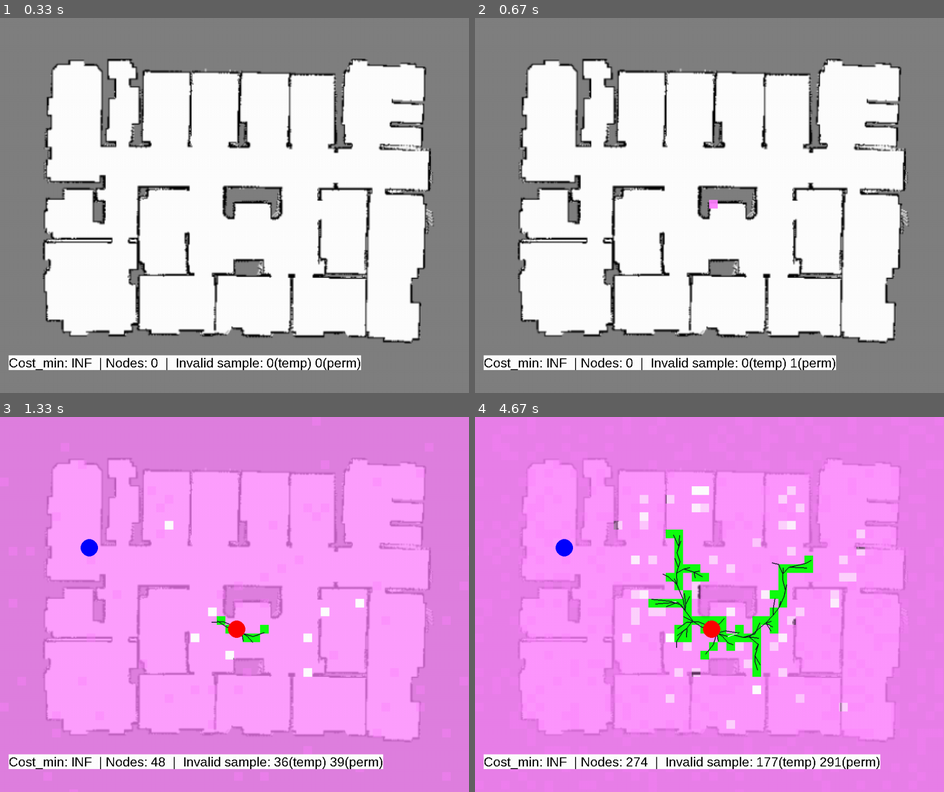
Above: before the commit, frames 1-4 (two rows, left to right).
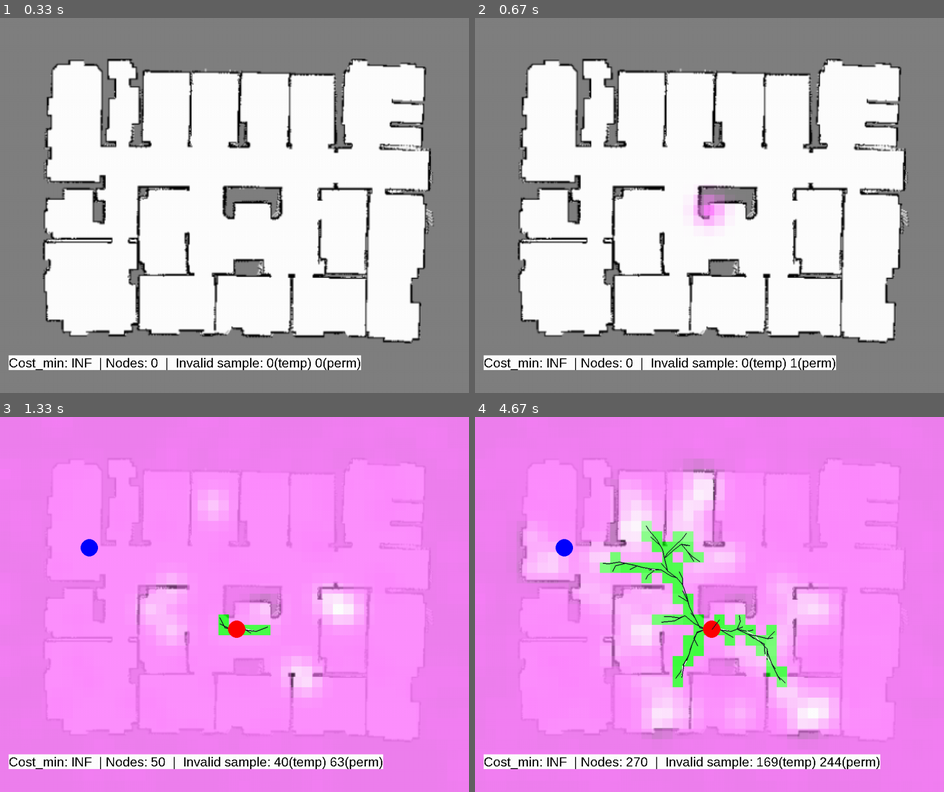
Above: after the commit, the same moments.

Repository: soraxas/sbp-env
Game: pygame game, started from rrtstar.py
The game is run twice, just before and just after one commit, with the same random seed, the same clock (stepped at 60 frames per second) and the same inputs.
Inputs (mouse positions are in pixels of both pictures, inside the frame that each line leads up to):
- Up to frame 1 (0.33 s): no input
- Up to frame 2 (0.67 s): click (709, 205) at 0.38 s
- Up to frame 3 (1.33 s): click (234, 630) at 0.72 s; click (89, 548) at 1.05 s
- Up to frame 4 (4.67 s): no input

Frame 1 is identical in both runs. In frame 2, 0.6% of the frame differs, in the area x 46-54%, y 44-56%; in frame 3, 4.4%; in frame 4, 17%, in the area x 9-84%, y 13-94%.

Commit message:
working with higher prob picking free space point

Diff:
--- a/rrtstar.py
+++ b/rrtstar.py
@@ -10,8 +10,11 @@
 import pygame
 from pygame.locals import *
 from math import sqrt, cos, sin, atan2
+import numpy as np
+
+
 from checkCollision import *
-import numpy as np
+# import rrt_policy
 
 
 # constants
@@ -25,6 +28,8 @@
 SCALING = 2
 
 GOAL_BIAS = 0.05
+
+distinguishLockedBlock = True
 
 ##################################################
 ## COLOR ##
@@ -58,6 +63,164 @@
 
 class RRT:
 
+    def __init__(self, image, epsilon, max_number_nodes, radius):
+        # initialize and prepare screen
+        pygame.init()
+        self.img = pygame.image.load(image)
+        self.XDIM = self.img.get_width()
+        self.YDIM = self.img.get_height()
+
+        self.EPSILON = epsilon
+        self.NUMNODES = max_number_nodes
+        self.RADIUS = radius
+        self.fpsClock = pygame.time.Clock()
+
+        self.c_max = INFINITE
+
+        self.invalid_sample = 0
+        self.invalid_sample_perma = 0
+
+        self.num_invalid_pt = 0
+
+        self.PROB_BLOCK_SIZE = 12
+
+        shape = (int(self.XDIM/self.PROB_BLOCK_SIZE) + 1, int(self.YDIM/self.PROB_BLOCK_SIZE) + 1 )
+        self.prob_vector = np.ones(shape)
+        self.prob_vector *= 20
+        self.prob_vector_normalized = None
+        self.prob_vector_locks = np.zeros(shape)
+
+
+        pygame.display.set_caption('RRTstar')
+        # screen.fill(white)
+        ################################################################################
+        # text
+        pygame.font.init()
+        self.myfont = pygame.font.SysFont('Arial', 15 * SCALING)
+        ################################################################################
+        # main window
+        self.window = pygame.display.set_mode([self.XDIM * SCALING, self.YDIM * SCALING])
+        ################################################################################
+        # probability layer
+        self.prob_layer = pygame.Surface((self.PROB_BLOCK_SIZE * SCALING,self.PROB_BLOCK_SIZE * SCALING), pygame.SRCALPHA)
+        ################################################################################
+        # background aka the room
+        self.background = pygame.Surface( [self.XDIM, self.YDIM] )
+        self.background.blit(self.img,(0,0))
+        # resize background to match windows
+        self.background = pygame.transform.scale(self.background, [self.XDIM * SCALING, self.YDIM * SCALING])
+        ################################################################################
+        # path of RRT*
+        self.path_layers = pygame.Surface( [self.XDIM * SCALING, self.YDIM * SCALING] )
+        self.path_layers.fill(ALPHA_CK)
+        self.path_layers.set_colorkey(ALPHA_CK)
+        # rescale to make it bigger
+        self.path_layers_rescale = pygame.Surface( [self.XDIM * SCALING, self.YDIM * SCALING] )
+        self.path_layers_rescale.fill(ALPHA_CK)
+        self.path_layers_rescale.set_colorkey(ALPHA_CK)
+        ################################################################################
+        # layers to store the solution path
+        self.solution_path_screen = pygame.Surface( [self.XDIM * SCALING, self.YDIM * SCALING] )
+        self.solution_path_screen.fill(ALPHA_CK)
+        self.solution_path_screen.set_colorkey(ALPHA_CK)
+        # rescale to make it bigger
+        self.solution_path_screen_rescale = pygame.Surface( [self.XDIM * SCALING, self.YDIM * SCALING] )
+        self.solution_path_screen_rescale.fill(ALPHA_CK)
+        self.solution_path_screen_rescale.set_colorkey(ALPHA_CK)
+        ################################################################################
+        self.nodes = []
+
+        self.startPt = None
+        self.goalPt = None
+        ##################################################
+        # Get starting and ending point
+        print('Select Starting Point and then Goal Point')
+        self.fpsClock.tick(10)
+        while self.startPt is None or self.goalPt is None:
+            for e in pygame.event.get():
+                if e.type == MOUSEBUTTONDOWN:
+                    mousePos = (int(e.pos[0] / SCALING), int(e.pos[1] / SCALING))
+                    if self.startPt is None:
+                        if self.collides(mousePos) == False:
+                            print(('starting point set: ' + str(mousePos)))
+                            self.startPt = Node(np.array(mousePos))
+                            self.nodes.append(self.startPt)
+
+                    elif self.goalPt is None:
+                        if self.collides(mousePos) == False:
+                            print(('goal point set: ' + str(mousePos)))
+                            self.goalPt = Node(np.array(mousePos))
+                    elif e.type == QUIT or (e.type == KEYUP and e.key == K_ESCAPE):
+                        sys.exit("Leaving.")
+            self.update_screen(0)
+        ##################################################
+        # calculate information regarding shortest path
+        self.c_min = dist(self.startPt.pos, self.goalPt.pos)
+        self.x_center = (self.startPt.pos[0]+self.goalPt.pos[0])/2 , (self.startPt.pos[1]+self.goalPt.pos[1])/2
+        dy = self.goalPt.pos[1] - self.startPt.pos[1]
+        dx = self.goalPt.pos[0] - self.startPt.pos[0]
+        self.angle = math.atan2(-dy, dx)
+
+
+    ############################################################
+
+    def collides(self, p):    #check if point is white (which means free space)
+        # make sure x and y is within image boundary
+        x = int(p[0])
+        y = int(p[1])
+        if x < 0 or x >= self.img.get_width() or y < 0 or y >= self.img.get_height():
+            return True
+        color = self.img.get_at((x, y))
+        # print(color)
+        if color == pygame.Color(*white):
+            return False
+        self.addInvalidPoint(p, True, perma=True)
+        self.invalid_sample_perma += 1
+        return True
+
+
+    def step_from_to(self,p1, p2):
+        if dist(p1, p2) < self.EPSILON:
+            return np.array(p2)
+        else:
+            theta = atan2(p2[1] - p1[1], p2[0] - p1[0])
+            pos = p1[0] + self.EPSILON * cos(theta), p1[1] + self.EPSILON * sin(theta)
+            return np.array(pos)
+
+
+    def chooseParent(self,nn, newnode):
+        for p in self.nodes:
+            if checkIntersect(p, newnode, self.img) and dist(p.pos, newnode.pos) < self.RADIUS and p.cost + dist(p.pos, newnode.pos) < nn.cost + dist(nn.pos, newnode.pos):
+                nn = p
+        newnode.cost = nn.cost + dist(nn.pos, newnode.pos)
+        newnode.parent = nn
+        return newnode, nn
+
+
+    def reWire(self, newnode):
+        for i in range(len(self.nodes)):
+            p = self.nodes[i]
+            if checkIntersect(p, newnode, self.img) and p != newnode.parent and dist(p.pos, newnode.pos) < self.RADIUS and newnode.cost + dist(p.pos, newnode.pos) < p.cost:
+                pygame.draw.line(self.path_layers, white, p.pos*SCALING, p.parent.pos*SCALING, SCALING)
+                p.parent = newnode
+                p.cost = newnode.cost + dist(p.pos, newnode.pos)
+                self.nodes[i] = p
+                pygame.draw.line(self.path_layers, black, p.pos*SCALING, newnode.pos*SCALING, SCALING)
+
+    def drawSolutionPath(self):
+        # redraw new path
+        self.solution_path_screen.fill(ALPHA_CK)
+
+        nn = self.nodes[0]
+        for p in self.nodes:
+            if dist(p.pos, self.goalPt.pos) < dist(nn.pos, self.goalPt.pos):
+                nn = p
+        while nn != self.startPt:
+            pygame.draw.line(self.solution_path_screen, green, nn.pos*SCALING, nn.parent.pos*SCALING, 5*SCALING)
+            nn = nn.parent
+
+
+
     def addInvalidPoint(self,p, blockedSpace, perma=False):
         if p is None:
             return
@@ -65,7 +228,6 @@
             p = p.pos
         except AttributeError as e:
             pass
-
 
         if True:
             x = int(p[0]/self.PROB_BLOCK_SIZE)
@@ -98,8 +260,13 @@
                         # prob_vector_locks[x][y] = 1
 
                 else:
-                        pass
-                        if self.prob_vector[x][y] < 100:
+                    # if False:
+                    # fix it at 75%
+                    self.prob_vector[x][y] = 100
+                    # self.prob_vector_locks[x][y] = 1
+                    # pass
+                    if False:
+                        # if self.prob_vector[x][y] < 100:
                             # prob_vector[x][y] += 1
                             self.prob_vector[x][y] += (100-self.prob_vector[x][y])*0.5
                             if self.prob_vector[x][y] > 100:
@@ -114,7 +281,7 @@
 
             # else:
             #     if prob_vector[x][y] > min_allow:
-            #         prob_vector[x][y] /= factor
+            #       distinguishLockedBlock and   prob_vector[x][y] /= factor
 
     #########################################################
     # smooth the prob 2d vector
@@ -125,73 +292,13 @@
             sigma = [sigma_y, sigma_x]
             if self.num_invalid_pt % 200 == 0 or True:
                 pass
-                # self.prob_vector_normalized = sp.ndimage.filters.gaussian_filter(prob_vector, sigma, mode='reflect')
                 self.prob_vector_normalized = np.copy(self.prob_vector)
+                self.prob_vector_normalized = sp.ndimage.filters.gaussian_filter(self.prob_vector_normalized, sigma, mode='reflect')
                 self.prob_vector_normalized /= self.prob_vector_normalized.sum()
             self.num_invalid_pt += 1
             # import time
             # time.sleep(2)
     #########################################################
-
-
-    ############################################################
-
-    def collides(self, p):    #check if point is white (which means free space)
-        # make sure x and y is within image boundary
-        x = int(p[0])
-        y = int(p[1])
-        if x < 0 or x >= self.img.get_width() or y < 0 or y >= self.img.get_height():
-            return True
-        color = self.img.get_at((x, y))
-        # print(color)
-        if color == pygame.Color(*white):
-            return False
-        self.addInvalidPoint(p, True, perma=True)
-        self.invalid_sample_wall += 1
-        return True
-
-
-    def step_from_to(self,p1, p2):
-        if dist(p1, p2) < self.EPSILON:
-            return np.array(p2)
-        else:
-            theta = atan2(p2[1] - p1[1], p2[0] - p1[0])
-            pos = p1[0] + self.EPSILON * cos(theta), p1[1] + self.EPSILON * sin(theta)
-            return np.array(pos)
-
-
-    def chooseParent(self,nn, newnode):
-        for p in self.nodes:
-            if checkIntersect(p, newnode, self.img) and dist(p.pos, newnode.pos) < self.RADIUS and p.cost + dist(p.pos, newnode.pos) < nn.cost + dist(nn.pos, newnode.pos):
-                nn = p
-        newnode.cost = nn.cost + dist(nn.pos, newnode.pos)
-        newnode.parent = nn
-        return newnode, nn
-
-
-    def reWire(self, newnode):
-        for i in range(len(self.nodes)):
-            p = self.nodes[i]
-            if checkIntersect(p, newnode, self.img) and p != newnode.parent and dist(p.pos, newnode.pos) < self.RADIUS and newnode.cost + dist(p.pos, newnode.pos) < p.cost:
-                pygame.draw.line(self.path_layers, white, p.pos*SCALING, p.parent.pos*SCALING, SCALING)
-                p.parent = newnode
-                p.cost = newnode.cost + dist(p.pos, newnode.pos)
-                self.nodes[i] = p
-                pygame.draw.line(self.path_layers, black, p.pos*SCALING, newnode.pos*SCALING, SCALING)
-
-    def drawSolutionPath(self):
-        # redraw new path
-        self.solution_path_screen.fill(ALPHA_CK)
-
-        nn = self.nodes[0]
-        for p in self.nodes:
-            if dist(p.pos, self.goalPt.pos) < dist(nn.pos, self.goalPt.pos):
-                nn = p
-        while nn != self.startPt:
-            pygame.draw.line(self.solution_path_screen, green, nn.pos*SCALING, nn.parent.pos*SCALING, 5*SCALING)
-            nn = nn.parent
-
-
 
     def get_random_path(self):
         if self.c_max != INFINITE: #max size represent infinite (not found solution yet)
@@ -230,11 +337,11 @@
                 choice = np.random.choice(range(self.prob_vector_normalized.size), p=self.prob_vector_normalized.ravel())
                 y = choice % self.prob_vector_normalized.shape[1]
                 x = int(choice / self.prob_vector_normalized.shape[1])
-                print('{},{}'.format(x,y))
-                print(self.prob_vector_normalized)
+                # print('{},{}'.format(x,y))
+                # print(self.prob_vector_normalized)
 
                 p = (x + random.random())*self.PROB_BLOCK_SIZE, (y + random.random())*self.PROB_BLOCK_SIZE
-                print(p)
+                # print(p)
                 # p = random.random()*self.XDIM, random.random()*self.YDIM
                 if not self.collides(p):
                     return np.array(p)
@@ -243,108 +350,6 @@
 
 
 
-    def __init__(self, image):
-
-        # initialize and prepare screen
-        pygame.init()
-        self.img = pygame.image.load(image)
-        self.XDIM = self.img.get_width()
-        self.YDIM = self.img.get_height()
-
-        self.EPSILON = 7.0
-        self.NUMNODES = 2000
-        self.RADIUS = 15
-        self.fpsClock = pygame.time.Clock()
-        self.c_max = INFINITE
-
-        self.likelihoods = None
-
-        self.invalid_sample = 0
-        self.invalid_sample_wall = 0
-
-        self.counter = 0
-        self.num_invalid_pt = 0
-
-        self.PROB_BLOCK_SIZE = 10
-
-        shape = (int(self.XDIM/self.PROB_BLOCK_SIZE) + 1, int(self.YDIM/self.PROB_BLOCK_SIZE) + 1 )
-        self.prob_vector = np.ones(shape)
-        self.prob_vector *= 20
-        self.prob_vector_normalized = None
-        self.prob_vector_locks = np.zeros(shape)
-
-
-        pygame.display.set_caption('RRTstar')
-
-        # screen.fill(white)
-        ################################################################################
-        # text
-        pygame.font.init()
-        self.myfont = pygame.font.SysFont('Arial', 15 * SCALING)
-        ################################################################################
-        # main window
-        self.window = pygame.display.set_mode([self.XDIM * SCALING, self.YDIM * SCALING])
-        ################################################################################
-        # probability layer
-        self.prob_layer = pygame.Surface((self.PROB_BLOCK_SIZE * SCALING,self.PROB_BLOCK_SIZE * SCALING), pygame.SRCALPHA)
-        ################################################################################
-        # background aka the room
-        self.background = pygame.Surface( [self.XDIM, self.YDIM] )
-        self.background.blit(self.img,(0,0))
-        # resize background to match windows
-        self.background = pygame.transform.scale(self.background, [self.XDIM * SCALING, self.YDIM * SCALING])
-        ################################################################################
-        # path of RRT*
-        self.path_layers = pygame.Surface( [self.XDIM * SCALING, self.YDIM * SCALING] )
-        self.path_layers.fill(ALPHA_CK)
-        self.path_layers.set_colorkey(ALPHA_CK)
-        # rescale to make it bigger
-        self.path_layers_rescale = pygame.Surface( [self.XDIM * SCALING, self.YDIM * SCALING] )
-        self.path_layers_rescale.fill(ALPHA_CK)
-        self.path_layers_rescale.set_colorkey(ALPHA_CK)
-        ################################################################################
-        # layers to store the solution path
-        self.solution_path_screen = pygame.Surface( [self.XDIM * SCALING, self.YDIM * SCALING] )
-        self.solution_path_screen.fill(ALPHA_CK)
-        self.solution_path_screen.set_colorkey(ALPHA_CK)
-        # rescale to make it bigger
-        self.solution_path_screen_rescale = pygame.Surface( [self.XDIM * SCALING, self.YDIM * SCALING] )
-        self.solution_path_screen_rescale.fill(ALPHA_CK)
-        self.solution_path_screen_rescale.set_colorkey(ALPHA_CK)
-        ################################################################################
-        self.nodes = []
-
-        self.startPt = None
-        self.goalPt = None
-
-        ##################################################
-        # Get starting and ending point
-        print('Select Starting Point and then Goal Point')
-        self.fpsClock.tick(10)
-        while self.startPt is None or self.goalPt is None:
-            for e in pygame.event.get():
-                if e.type == MOUSEBUTTONDOWN:
-                    mousePos = (int(e.pos[0] / SCALING), int(e.pos[1] / SCALING))
-                    if self.startPt is None:
-                        if self.collides(mousePos) == False:
-                            print(('starting point set: ' + str(mousePos)))
-                            self.startPt = Node(np.array(mousePos))
-                            self.nodes.append(self.startPt)
-
-                    elif self.goalPt is None:
-                        if self.collides(mousePos) == False:
-                            print(('goal point set: ' + str(mousePos)))
-                            self.goalPt = Node(np.array(mousePos))
-                    elif e.type == QUIT or (e.type == KEYUP and e.key == K_ESCAPE):
-                        sys.exit("Leaving.")
-            self.update(0)
-        ##################################################
-        # calculate information regarding shortest path
-        self.c_min = dist(self.startPt.pos, self.goalPt.pos)
-        self.x_center = (self.startPt.pos[0]+self.goalPt.pos[0])/2 , (self.startPt.pos[1]+self.goalPt.pos[1])/2
-        dy = self.goalPt.pos[1] - self.startPt.pos[1]
-        dx = self.goalPt.pos[0] - self.startPt.pos[0]
-        self.angle = math.atan2(-dy, dx)
 
 
 
@@ -375,7 +380,7 @@
             else:
                 x = int(interpolatedNode[0] / self.PROB_BLOCK_SIZE)
                 y = int(interpolatedNode[1] / self.PROB_BLOCK_SIZE)
-                self.prob_vector[x][y] = 10
+                self.prob_vector[x][y] = 30
                 self.prob_vector_locks[x][y] = 1
                 self.addInvalidPoint(preRandomPt, False)
                 [newnode, nn] = self.chooseParent(nn, newnode)
@@ -396,7 +401,7 @@
                 for e in pygame.event.get():
                     if e.type == QUIT or (e.type == KEYUP and e.key == K_ESCAPE):
                         sys.exit("Leaving.")
-            self.update(i)
+            self.update_screen(i)
         # wait for exit
         while True:
             for e in pygame.event.get():
@@ -404,10 +409,7 @@
                     sys.exit("Leaving.")
 
 
-    def update(self, counter):
-        # pygame.transform.scale(self.path_layers, (self.XDIM * SCALING, self.YDIM * SCALING), self.path_layers_rescale)
-        # pygame.transform.scale(self.solution_path_screen, (self.XDIM * SCALING, self.YDIM * SCALING), self.solution_path_screen_rescale)
-
+    def update_screen(self, counter):
         # limites the screen update
         # if counter % 100 == 0:
         if counter % 10 == 0:
@@ -422,12 +424,12 @@
                     for j in range(self.prob_vector_normalized.shape[1]):
                         a = max_prob-min_prob
                         if a == 0:
-                            a = 1
+                            a = 1 # prevent division by zero
                         alpha = 240 * (1 -(self.prob_vector_normalized[i][j]-min_prob)/a)
-                        if not self.prob_vector_locks[i][j]:
+                        if distinguishLockedBlock and self.prob_vector_locks[i][j]:
+                            self.prob_layer.fill((0,255,0,alpha))
+                        else:
                             self.prob_layer.fill((255,128,255,alpha))
-                        else:
-                            self.prob_layer.fill((0,255,0,alpha))
                         # print(self.prob_vector_normalized[i][j])
                         self.window.blit(self.prob_layer, (i*self.PROB_BLOCK_SIZE*SCALING,j*self.PROB_BLOCK_SIZE*SCALING))
 
@@ -441,10 +443,9 @@
                 pygame.draw.circle(self.path_layers, blue, self.goalPt.pos*SCALING, GOAL_RADIUS*SCALING)
 
 
-
         if counter % 2 == 0:
             _cost = 'INF' if self.c_max == INFINITE else round(self.c_max, 2)
-            text = 'Cost_min: {}  | Nodes: {}  |  Invalid sample: {}(temp) {}(perm)'.format(_cost, counter, self.invalid_sample, self.invalid_sample_wall)
+            text = 'Cost_min: {}  | Nodes: {}  |  Invalid sample: {}(temp) {}(perm)'.format(_cost, counter, self.invalid_sample, self.invalid_sample_perma)
             self.window.blit(self.myfont.render(text, False, (0, 0, 0), (255,255,255)), (20,self.YDIM * SCALING * 0.9))
 
             # if kernel_pts is not None and kernel_perma_pts is not None:
@@ -456,7 +457,10 @@
 
 # if python says run, then we should run
 if __name__ == '__main__':
-    rrt = RRT(image='map.png')
+    epsilon = 7.0
+    max_number_nodes = 2000
+    radius = 15
+    rrt = RRT(image='map.png', epsilon=epsilon, max_number_nodes=max_number_nodes, radius=radius)
     rrt.run()
     running = True
     while running:
